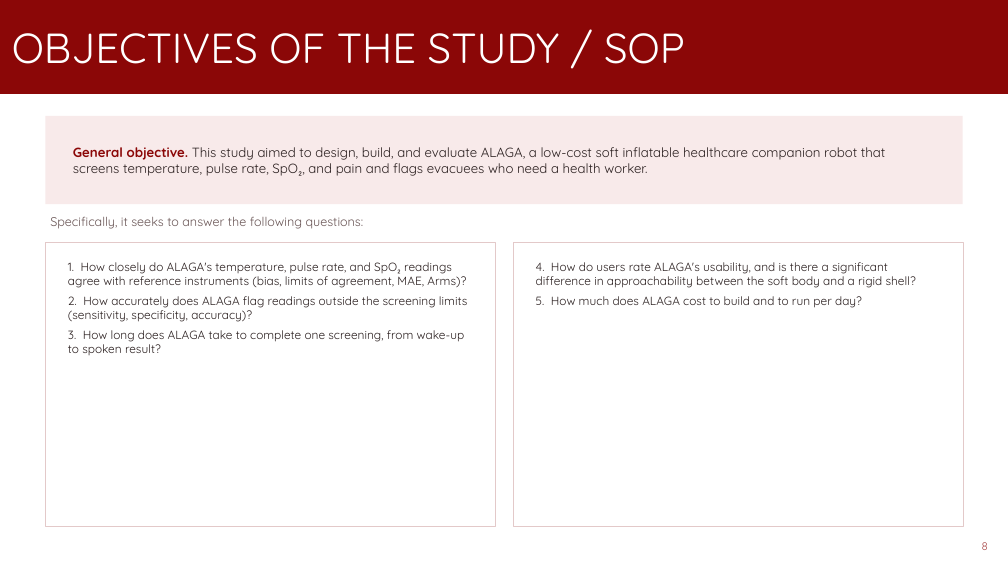
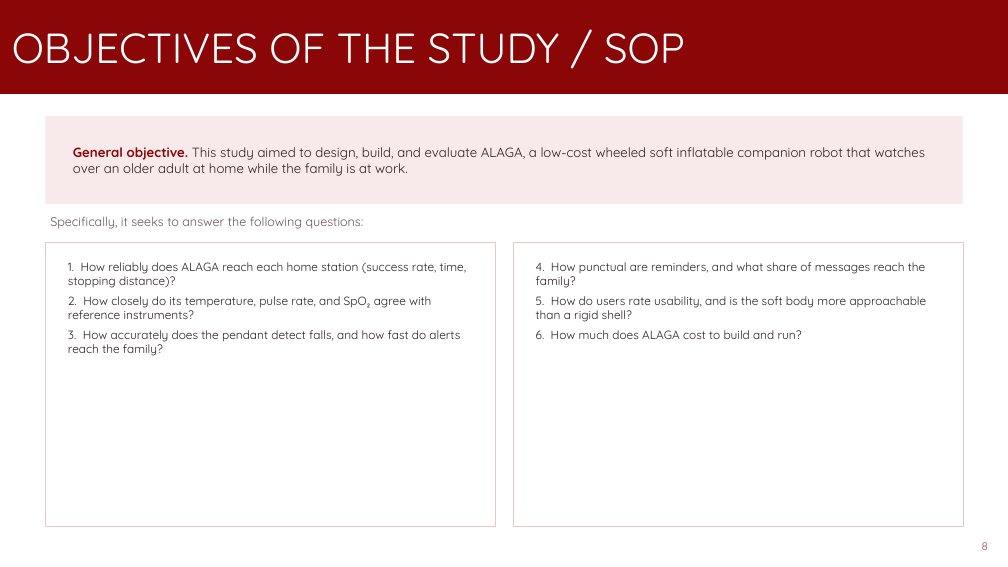
Before and after one commit to pogi6969/MAP---A, a slide deck: slide 8 of research/RIM3_ALAGA/RIM3_ALAGA_PR2_Presentation.pptx. Drawn at 1008x567 pixels with LibreOffice and Linux fonts; fonts in the diff are those of the drawing; background and template pictures are left out. Boxes give left, top, right and bottom in pixels: in the first picture for what was removed or moved away, otherwise in the second. Text is boxed around its words. In the diff, an @@ line names an element or a change of style, - is before the commit and + after.

```diff
--- a/research/RIM3_ALAGA/RIM3_ALAGA_PR2_Presentation.pptx
+++ b/research/RIM3_ALAGA/RIM3_ALAGA_PR2_Presentation.pptx
@@ text at (73,147,925,176): text changed @@
-General objective. This study aimed to design, build, and evaluate ALAGA, a low-cost soft inflatable healthcare companion robot that screens temperature, pulse rate, SpO₂, and pain and flags evacuees who need a health worker.
+General objective. This study aimed to design, build, and evaluate ALAGA, a low-cost wheeled soft inflatable companion robot that watches over an older adult at home while the family is at work.
@@ text at (68,262,466,356): text changed @@
-1. How closely do ALAGA's temperature, pulse rate, and SpO₂ readings agree with reference instruments (bias, limits of agreement, MAE, Arms)?
-2. How accurately does ALAGA flag readings outside the screening limits (sensitivity, specificity, accuracy)?
-3. How long does ALAGA take to complete one screening, from wake-up to spoken result?
+1. How reliably does ALAGA reach each home station (success rate, time, stopping distance)?
+2. How closely do its temperature, pulse rate, and SpO₂ agree with reference instruments?
+3. How accurately does the pendant detect falls, and how fast do alerts reach the family?
@@ text at (536,262,927,339): text changed @@
-4. How do users rate ALAGA's usability, and is there a significant difference in approachability between the soft body and a rigid shell?
-5. How much does ALAGA cost to build and to run per day?
+4. How punctual are reminders, and what share of messages reach the family?
+5. How do users rate usability, and is the soft body more approachable than a rigid shell?
+6. How much does ALAGA cost to build and run?
```
Also in this commit, not shown: 14 other slides changed, 6 other files.
